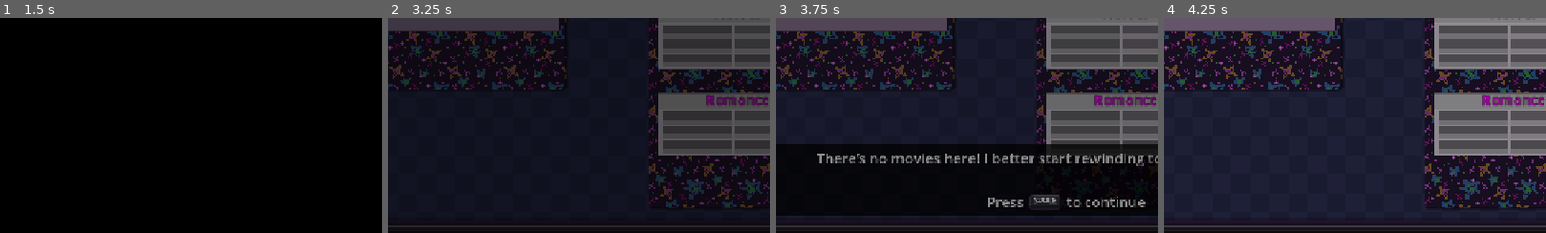
Above: before the commit, frames 1-4 (left to right).
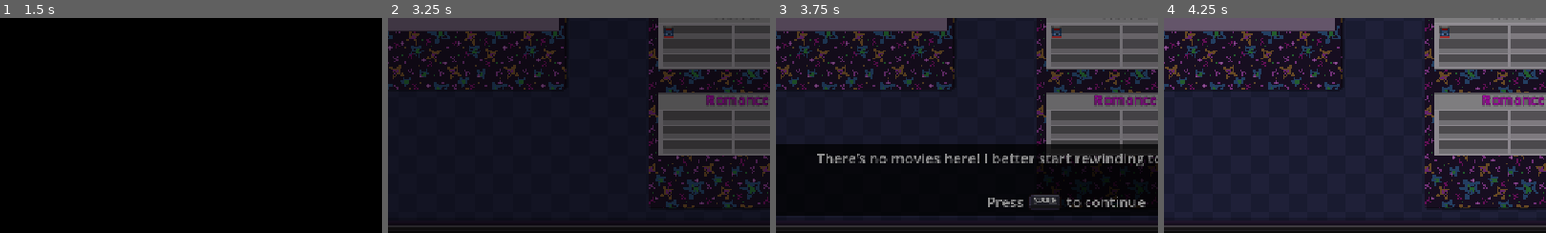
Above: after the commit, the same moments.

Repository: Sleeping-Robot-Games/video-planet
Game: Godot game, scene res://storefront/storefront.tscn
Two runs of this game, one before a commit and one after it. Both use one fixed random seed, a clock stepped at 60 frames per second and the inputs below. This scene is started directly instead of the project's main scene.
Inputs:
- Up to frame 1 (1.5 s): tap Enter (rewind) at 0.5 s; hold Right (dial_right) 0.53-1.28 s; tap 1 (1) at 0.6 s; tap 2 (2) at 0.8, 1.35 s; tap Space (continue) at 1.25 s; hold S (walk_down) from 1.28 s (still down)
- Up to frame 2 (3.25 s): tap 3 (3) at 1.55, 2.1 s; tap Space (continue) at 2, 2.75 s; release S (walk_down) at 2.03 s; hold Right (dial_right) 2.03-2.78 s; tap 4 (4) at 2.3, 2.85 s; hold W (walk_up) from 2.78 s (still down); tap 5 (5) at 3.05 s
- Up to frame 3 (3.75 s): tap Space (continue) at 3.5 s; release W (walk_up) at 3.53 s; hold Left (dial_left) from 3.53 s (still down); tap 5 (5) at 3.6 s
- Up to frame 4 (4.25 s): keep holding Left (dial_left); tap 1 (1) at 3.8 s
The pictures show only the part of the screen within x 14-64%, y 48-98%; the shares and areas given below are measured in that part.

Frame 1 is identical in both runs. In frame 2, less than 0.1% of the frame differs, in the area x 72-75%, y 4-10%; in frame 3, 0.1%; in frame 4, 0.1%, in the area x 72-75%, y 3-10%.

Commit message:
stock shelves based on inventory status

Diff:
--- a/storefront/shelf.gd
+++ b/storefront/shelf.gd
@@ -2,5 +2,33 @@
 
 @export_enum('HORROR', 'SCI-FI', 'ROMANCE', 'COMEDY') var genre: String
 
+var spaces: Dictionary = {
+	1: { 'shelf': '01', 'space': 'a', 'movie_id': null},
+	2: { 'shelf': '01', 'space': 'b', 'movie_id': null},
+	3: { 'shelf': '01', 'space': 'c', 'movie_id': null},
+	4: { 'shelf': '01', 'space': 'd', 'movie_id': null},
+	5: { 'shelf': '01', 'space': 'e', 'movie_id': null},
+	6: { 'shelf': '01', 'space': 'f', 'movie_id': null},
+}
+
+var stocked_count: int = 0
+
 func _ready() -> void:
-	print('genre: ', genre)
+	# init stocked movies
+	for movie_id in m.inventory.keys():
+		attempt_add_movie(movie_id)
+
+func stock_movie(movie_id: String):
+	attempt_add_movie(movie_id)
+
+func attempt_add_movie(movie_id: String):
+	var movie = m.inventory[movie_id]
+	if movie.status == 'STOCKED' and movie.genre == genre:
+		stocked_count += 1
+		if stocked_count > 36:
+			return
+		var shelf_space: Dictionary = spaces[stocked_count]
+		shelf_space.movie_id = movie_id
+		var shelf_node: TextureRect = get_node(shelf_space.shelf + '/' + shelf_space.space)
+		shelf_node.texture = load('res://movies/covers/%s.png' % movie_id)
+		shelf_node.show()
